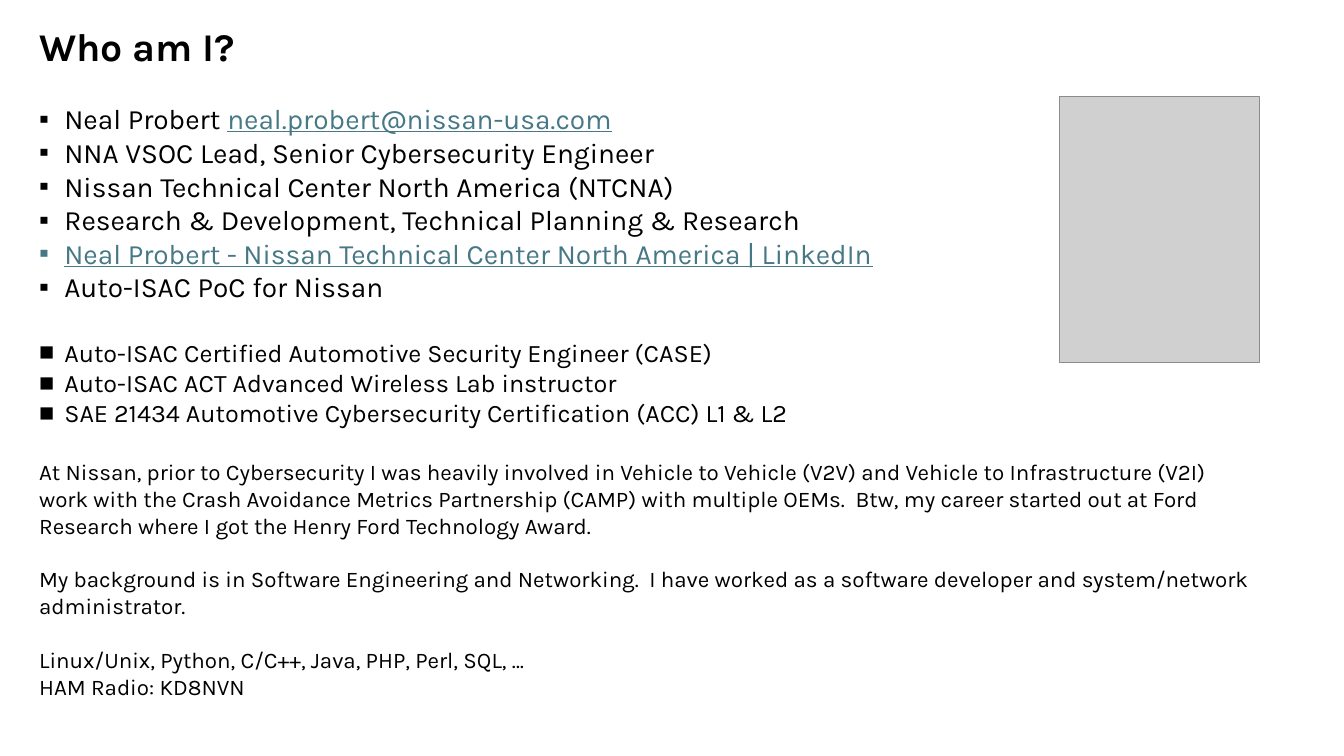
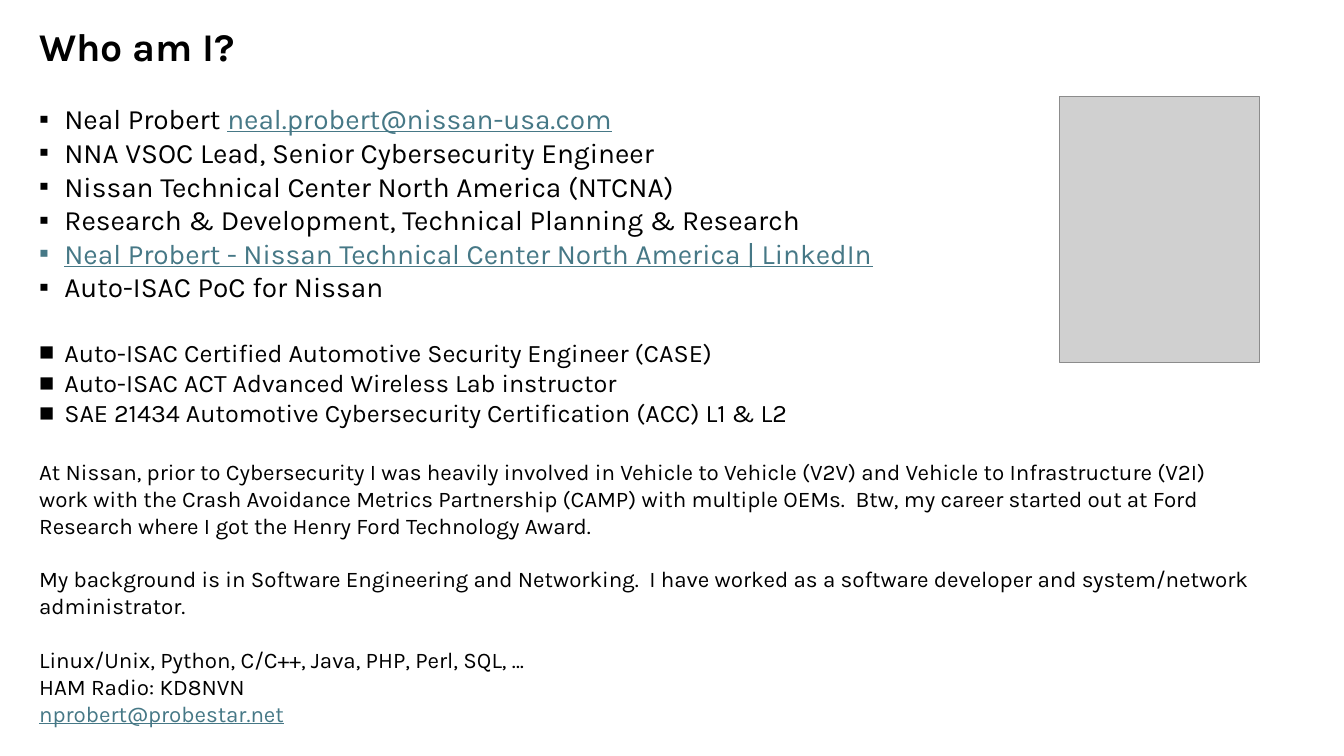
Before and after one commit to nprobert/AutoISAC-ACT-AdvWireless, a slide deck: slide 1 of 1 ACT AW - Intro.pptx. Drawn at 1344x756 pixels with LibreOffice and Linux fonts; fonts in the diff are those of the drawing; grey boxes stand for pictures. Boxes give left, top, right and bottom in pixels: in the first picture for what was removed or moved away, otherwise in the second. Text is boxed around its words. In the diff, an @@ line names an element or a change of style, - is before the commit and + after.

```diff
--- a/1 ACT AW - Intro.pptx
+++ b/1 ACT AW - Intro.pptx
@@ text at bbox=[39, 706, 284, 728]: paragraph added @@
+nprobert@probestar.net
```
Also in this commit, not shown: 2 other files.
